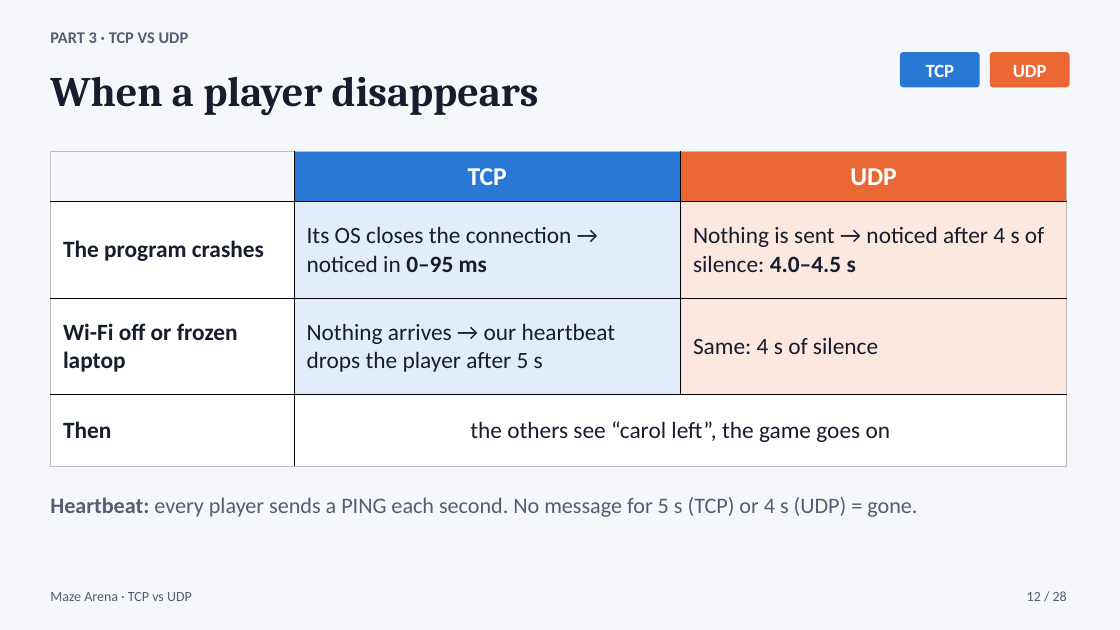
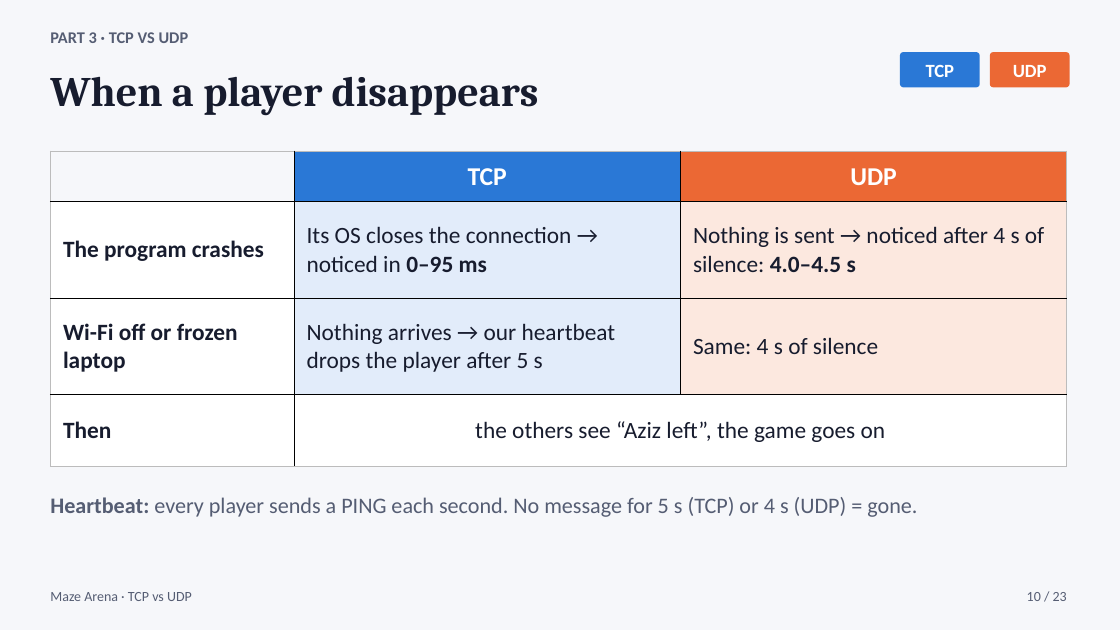
Before and after one commit to bayaCh05/maze-arena, a slide deck: slide 10 of slides/maze_arena_tcp_vs_udp.pptx (slide 12 before the commit). Drawn at 1120x630 pixels with LibreOffice and Linux fonts; fonts in the diff are those of the drawing. Boxes give left, top, right and bottom in pixels: in the first picture for what was removed or moved away, otherwise in the second. Text is boxed around its words. In the diff, an @@ line names an element or a change of style, - is before the commit and + after.

```diff
--- a/slides/maze_arena_tcp_vs_udp.pptx
+++ b/slides/maze_arena_tcp_vs_udp.pptx
@@ table at (50, 151, 1067, 466) @@
-row 4, column 2: the others see “carol left”, the game goes on
+row 4, column 2: the others see “Aziz left”, the game goes on
@@ text at (1027, 592, 1067, 601): text changed @@
-12 / 28
+10 / 23
```
Also in this commit, not shown: 19 other slides changed, 3 slides added, 8 slides removed, 9 other files.
